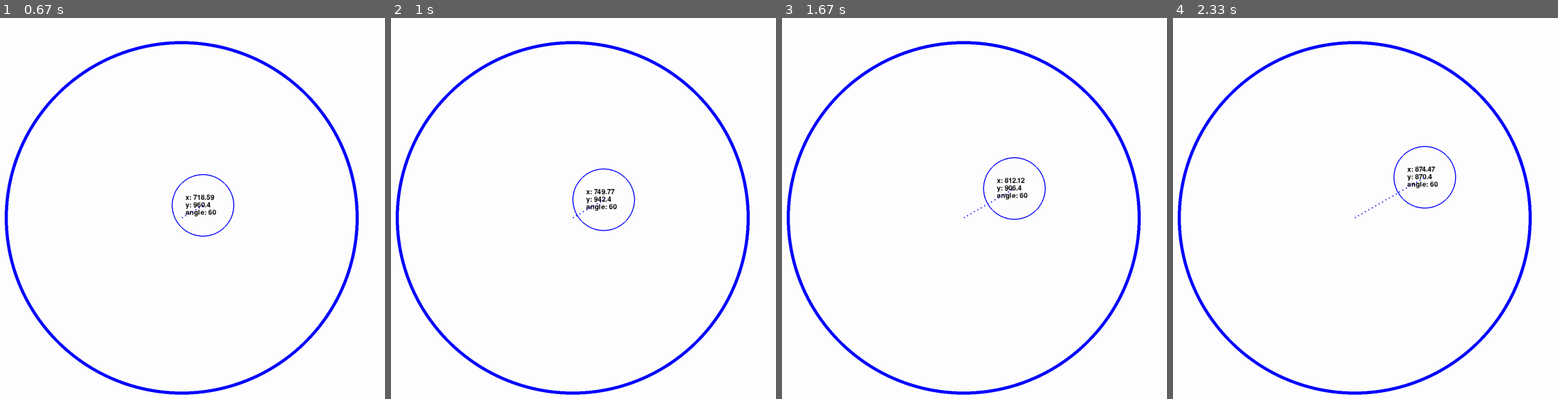
Above: before the commit, frames 1-4 (left to right).
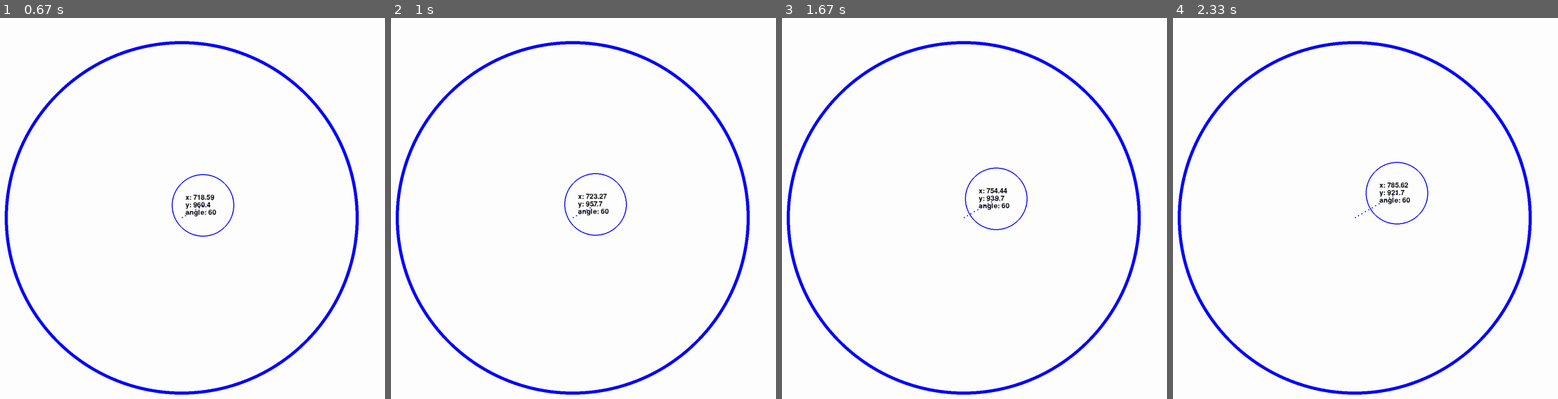
Above: after the commit, the same moments.

Repository: Archanciel/Learning_Pygame
Game: pygame game, started from bouncing_ball_imperfect_collide/move_particle_basic.py
The game is run twice, just before and just after one commit, with the same random seed, the same clock (stepped at 60 frames per second) and the same inputs.
Inputs (mouse positions are in pixels of both pictures, inside the frame that each line leads up to):
- Up to frame 1 (0.67 s): click (180, 216) at 0.38 s
- Up to frame 2 (1 s): click (575, 258) at 0.72 s
- Up to frame 3 (1.67 s): click (835, 124) at 1.05 s; click (outside the picture) at 1.38 s
- Up to frame 4 (2.33 s): click (outside the picture) at 1.72 s; click (1334, 379) at 2.05 s

Frame 1 is identical in both runs. In frame 2, 0.7% of the frame differs, in the area x 44-64%, y 39-58%; in frame 3, 0.8%, in the area x 47-69%, y 36-56%; in frame 4, 0.8%.

Commit message:
add pause handling

Diff:
--- a/bouncing_ball_imperfect_collide/move_particle_basic.py
+++ b/bouncing_ball_imperfect_collide/move_particle_basic.py
@@ -22,6 +22,47 @@
 
 PARTICLE_FOR_ANGLE_START_NUMBER = 2
 PARTICLE_FOR_ANGLE_END_NUMBER = 3
+
+if os.name == 'posix':
+	FPS = 200
+else:
+	FPS = 100
+
+def handleDoubleClick():
+	global timerDC
+	global pause
+
+	if timerDC == 0:
+		timerDC = 0.01
+		# Click again before 0.1 seconds to double click.
+	elif timerDC < 0.1:
+		# Double click happened
+		if not pause:
+			pause = True
+		else:
+			pause = False
+		'''
+		if self.playing:
+			self.playing = False
+
+		self.running = False
+		'''
+
+def updateTimerForDoubleClick():
+	# Increase timerDC after mouse was pressed the first time.
+	global timerDC
+	global dt
+
+	if timerDC != 0:
+		timerDC += dt
+
+	# Reset after 0.5 seconds.
+	if timerDC >= 0.1:
+		timerDC = 0
+
+	# dt == time in seconds since last tick.
+	# / 1000 to convert milliseconds to 10th of seconds.
+	dt = clock.tick(FPS) / 10000
 
 background_colour = WHITE
 pygame.init()
@@ -58,28 +99,35 @@
 else:
 	for i in range(PARTICLE_FOR_ANGLE_START_NUMBER, PARTICLE_FOR_ANGLE_END_NUMBER):
 		angleDeg = i * angleTwelth
-		my_particles.append(ParticleDisplayPosAndTraject(screen=screen, x=circleX, y=circleY, radius=70, colour=BLUE, thickness=1, angleDeg=angleDeg, speed=0.18))
+		my_particles.append(ParticleDisplayPosAndTraject(screen=screen, x=circleX, y=circleY, radius=70, colour=BLUE, thickness=1, angleDeg=angleDeg, speed=0.5))
 
 running = True
+clock = pygame.time.Clock()
+timerDC = 0
+dt = 0
+pause = False
 
 while running:
 	for event in pygame.event.get():
 		if event.type == pygame.QUIT:
 			running = False
+		elif event.type == pygame.MOUSEBUTTONDOWN: #on Android, tap the sreen to quit
+			handleDoubleClick()
 
-	screen.fill(background_colour)
-	if os.name == 'posix':
-		pygame.draw.circle(screen, BLUE, (circleX, circleY), circleR, 10)
-	else:
-		pygame.draw.circle(screen, BLUE, (round(circleX), round(circleY)), round(circleR), 1)
+	if not pause:
+		screen.fill(background_colour)
+		if os.name == 'posix':
+			pygame.draw.circle(screen, BLUE, (circleX, circleY), circleR, 10)
+		else:
+			pygame.draw.circle(screen, BLUE, (round(circleX), round(circleY)), round(circleR), 1)
 
+		for particle in my_particles:
+			#particle.my_move()
+			#particle.move()
+			particle.move_tuto()
+			particle.bounce()
+			particle.display()
 
-	for particle in my_particles:
-		#particle.my_move()
-		#particle.move()
-		particle.move_tuto()
-		particle.bounce()
-		particle.display()
+		pygame.display.flip()
 
-	pygame.display.flip()
 pygame.quit()
